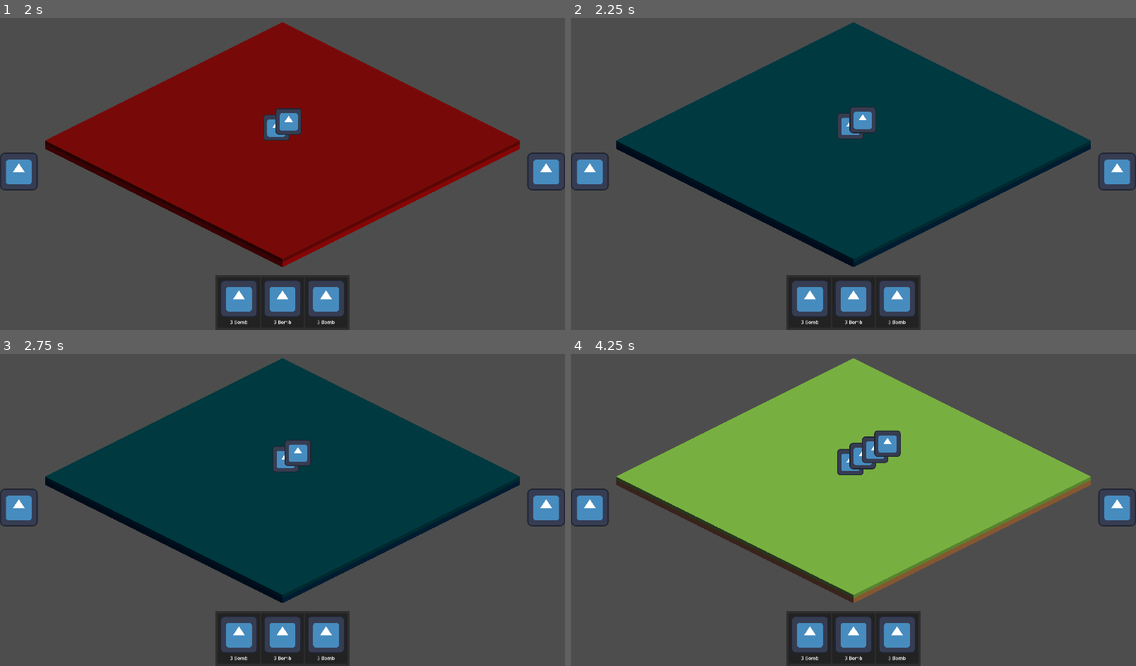
Above: before the commit, frames 1-4 (two rows, left to right).
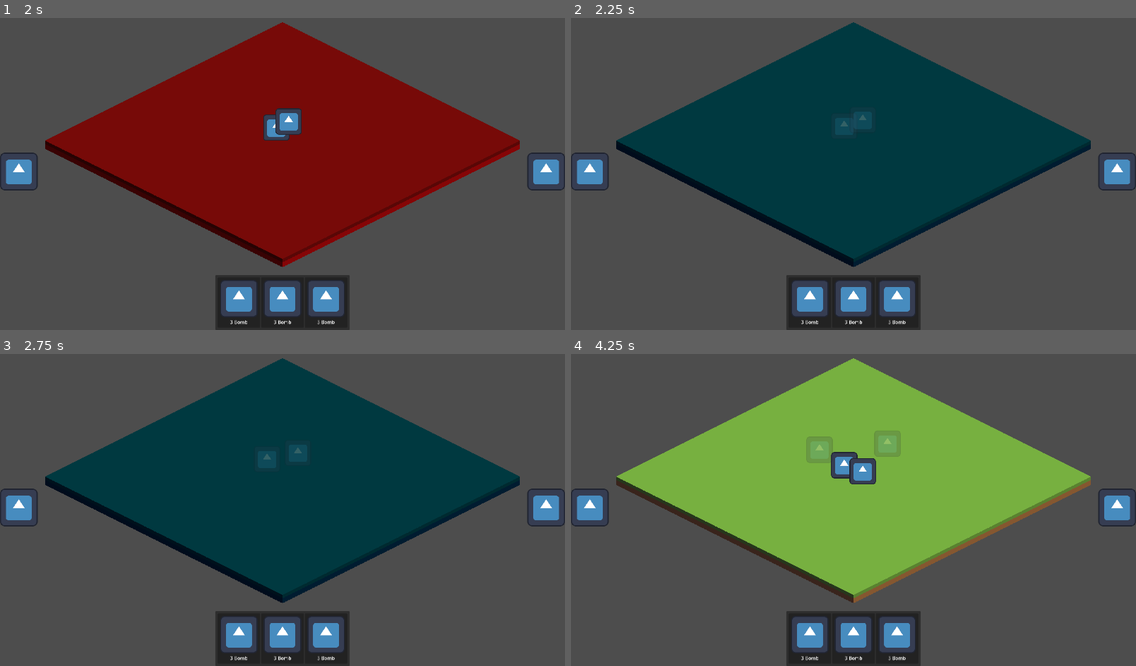
Above: after the commit, the same moments.

Repository: HephaistosForge/Chronominions
Game: Godot game, scene res://playgrounds/playground_christoph.tscn
Same seed, same stepped clock (60 frames per second), same inputs: the game is played once before the commit and once after it. This scene is started directly instead of the project's main scene. The engine's default icon, where the game draws it, is replaced by a stand-in: a white triangle on a blue panel in a dark square.
Inputs (mouse positions are in pixels of both pictures, inside the frame that each line leads up to):
- Up to frame 1 (2 s): click (16, 170) at 0.5 s; click (548, 170) at 1.25 s
- Up to frame 2 (2.25 s): click (1119, 170) at 2 s
- Up to frame 3 (2.75 s): no input
- Up to frame 4 (4.25 s): click (587, 506) at 2.75 s; click (587, 506) at 3.5 s

Frame 1 is identical in both runs. In frame 2, 0.6% of the frame differs, in the area x 46-54%, y 28-39%; in frame 3, 0.8%; in frame 4, 1.5%, in the area x 41-59%, y 24-42%.

Commit message:
added visibility on different epochs

Diff:
--- a/game_objects/lemming_spawner/lemming_spawner.gd
+++ b/game_objects/lemming_spawner/lemming_spawner.gd
@@ -3,8 +3,17 @@
 
 const LEMMING_SCENE = preload("res://game_objects/lemmings/lemming.tscn")
 
+var rand = RandomNumberGenerator.new()
+var direction = [Globals.NW,Globals.NE,Globals.SW,Globals.SE]
+
+
 @export var lemming_population: int = 10
 @export var init_direction: Vector2 = Globals.NE
+@export var init_epoch: Globals.Epoch = Globals.Epoch.PAST
+
+
+
+
 
 
 func _on_timer_timeout():
@@ -12,5 +21,6 @@
 		var lemming_scene = LEMMING_SCENE.instantiate()
 		add_sibling(lemming_scene)
 		lemming_scene.global_position = global_position
-		lemming_scene.direction = init_direction
+		lemming_scene.direction = direction[randi_range(0,3)]
+		lemming_scene.own_epoch = rand.randi_range(-1,1)
 		lemming_population-=1
--- a/game_objects/lemmings/lemming.gd
+++ b/game_objects/lemmings/lemming.gd
@@ -1,12 +1,14 @@
 extends CharacterBody2D
 
 @onready var world: Node2D
-
+@export var own_epoch: Globals.Epoch
 
 var direction:Vector2 = Globals.NE
 
 func _ready():
 	world = get_tree().get_first_node_in_group("world")
+	world.epoch_map.epoch_changed.connect(set_visibility)
+
 
 
 func _physics_process(delta):
@@ -14,3 +16,10 @@
 	var curr_epoch_map = world.epoch_map.get_current_epoch_map()
 	if not curr_epoch_map.is_on_tile(self):
 		self.queue_free()
+
+
+func set_visibility():
+	if own_epoch != world.epoch_map.get_current_epoch():
+		self.modulate.a = 0.2
+	else:
+		self.modulate.a = 1
--- a/game_objects/map/epoch_map/epoch_map.gd
+++ b/game_objects/map/epoch_map/epoch_map.gd
@@ -4,6 +4,7 @@
 
 @onready var available_epochs: Array
 
+signal epoch_changed
 
 func _ready() -> void:
 	available_epochs = get_children()
@@ -24,6 +25,7 @@
 	current_epoch += 1
 	current_epoch = clamp(current_epoch, 0, len(available_epochs)-1)
 	fade_in(current_epoch)
+	epoch_changed.emit()
 
 
 func blend_to_previous():
@@ -31,7 +33,12 @@
 	current_epoch -= 1
 	current_epoch = clamp(current_epoch, 0, len(available_epochs)-1)
 	fade_in(current_epoch)
+	epoch_changed.emit()
 
 
 func get_current_epoch_map():
 	return available_epochs[current_epoch]
+
+
+func get_current_epoch():
+	return current_epoch
--- a/globals/globals.gd
+++ b/globals/globals.gd
@@ -5,4 +5,4 @@
 const SW = Vector2(-1,0.5)
 const SE = Vector2(1,0.5)
 
-enum Epoch { PAST, PRESENT, FUTURE }
+enum Epoch { PAST = -1, PRESENT = 0, FUTURE = 1}
Not shown, changed: .gitignore
